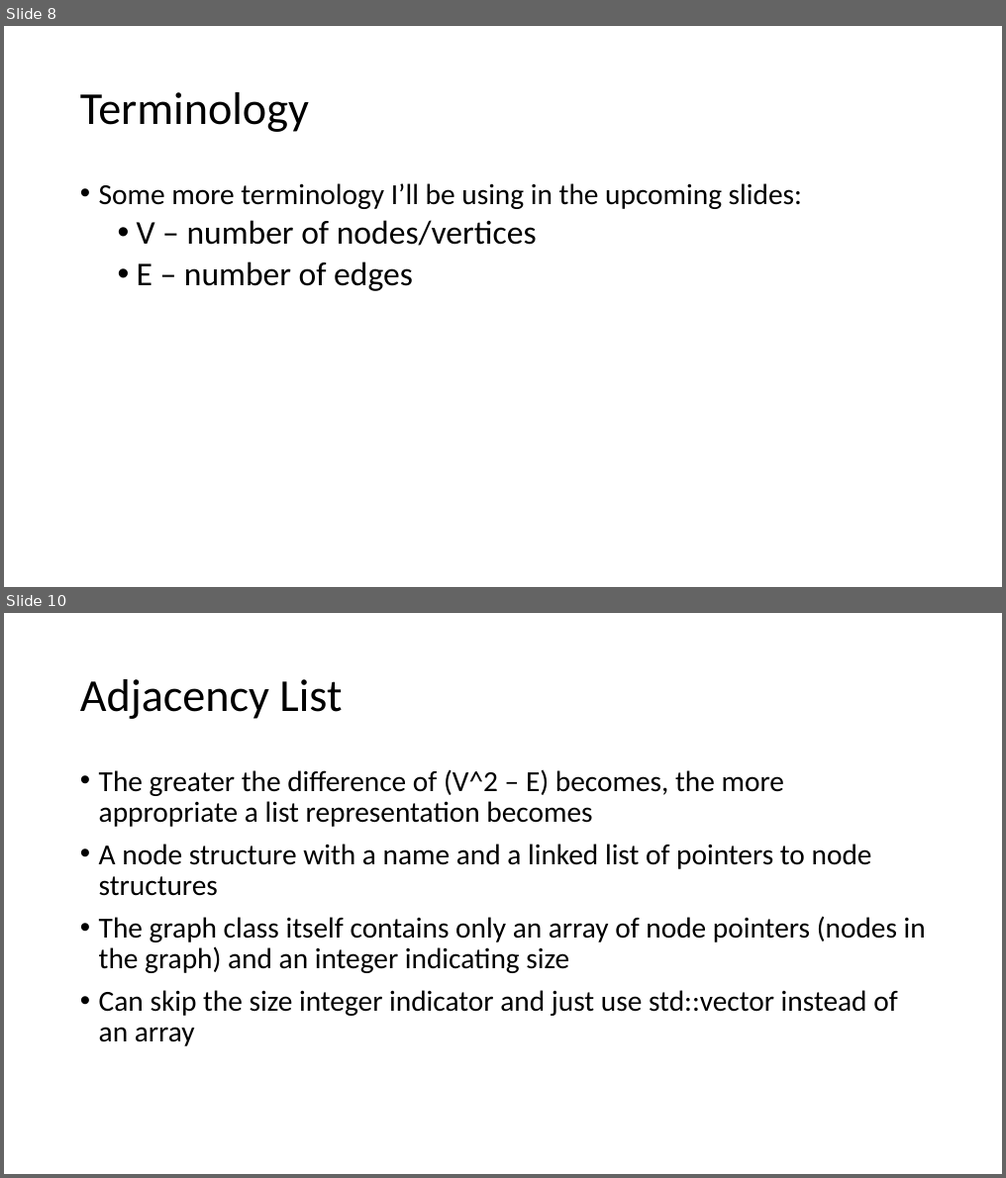
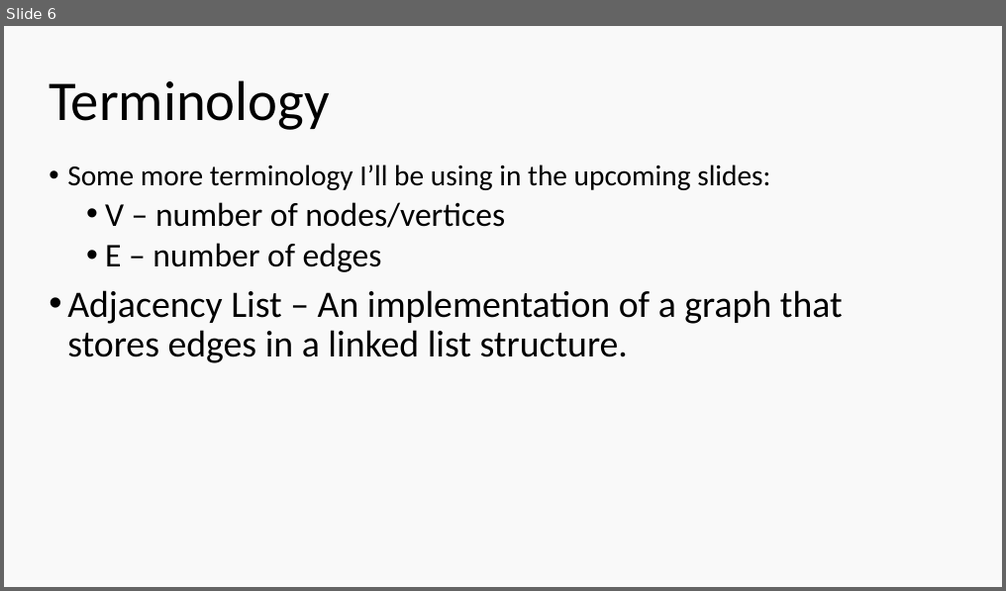
Before and after one commit to ethanatortx/graph_lab_presentation, a slide deck: graphs_pp.pptx. Shown one above the other, each under a label of ours: slides 8 and 10 before the commit, slide 6 after it; the slides between them are not shown. The pictures are 1006x1178 and 1006x591 pixels, drawn with LibreOffice and Linux fonts; fonts in the diff are those of the drawing. Boxes give left, top, right and bottom in pixels: in the first picture for what was removed or moved away, otherwise in the second. Text is boxed around its words. In the diff, an @@ line names an element or a change of style, - is before the commit and + after.

Commit message:
graph lab changes

```diff
--- a/graphs_pp.pptx
+++ b/graphs_pp.pptx
@@ slide 10 removed at box(4, 613, 1002, 1174), background #FFFFFF @@
@@ title removed at box(80, 679, 342, 719) @@
-Adjacency List
@@ text removed at box(99, 769, 926, 1047) @@
-• The greater the difference of (V^2 – E) becomes, the more appropriate a list representation becomes
-• A node structure with a name and a linked list of pointers to node structures
-• The graph class itself contains only an array of node pointers (nodes in the graph) and an integer indicating size
-• Can skip the size integer indicator and just use std::vector instead of an array
@@ what was slide 8 is now slide 6 @@
@@ slide 6 changed as well @@
@@ background #FFFFFF to #F9F9F9 @@
@@ text "Terminology": place and size @@
-text "Terminology" at box(80, 92, 309, 132)
+text "Terminology" at box(49, 80, 329, 130)
@@ text "Terminology" at box(49, 80, 329, 130): size 44 to 54 pt @@
@@ text "Some more terminology I’ll be ...": place and size @@
-text "Some more terminology I’ll be ..." at box(99, 183, 802, 291)
+text "Some more terminology I’ll be ..." at box(67, 165, 843, 364)
@@ text at box(67, 290, 843, 364): paragraph added @@
+• Adjacency List – An implementation of a graph that stores edges in a linked list structure.
```
Also in this commit, not shown: 5 other slides changed, 2 slides added, 6 other slides removed, 5 other files.
